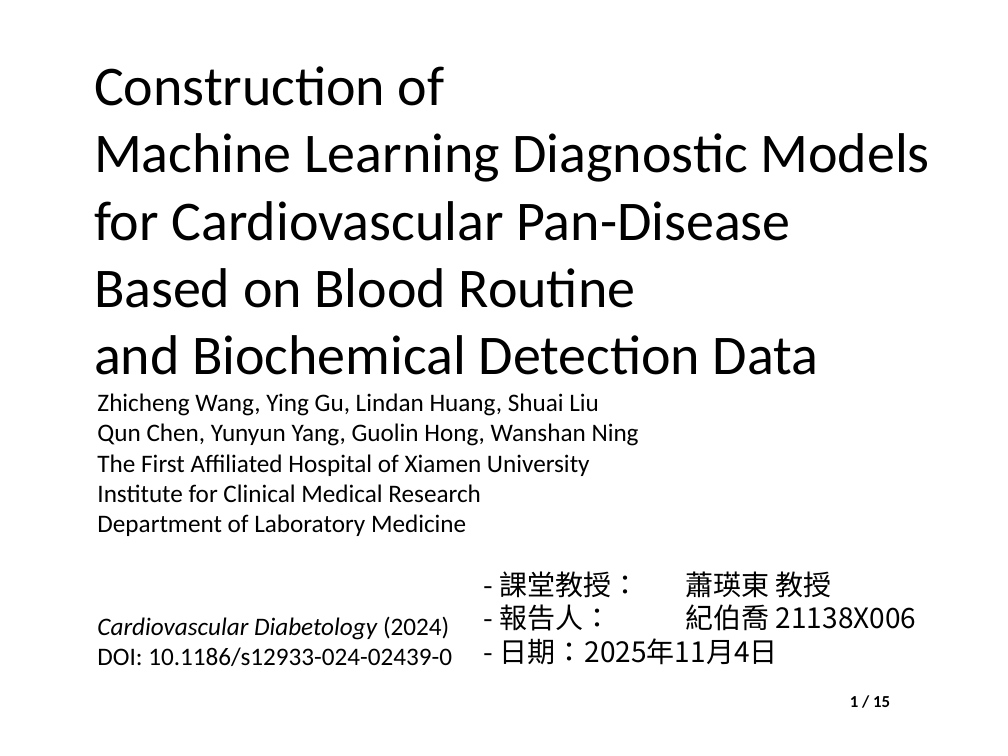
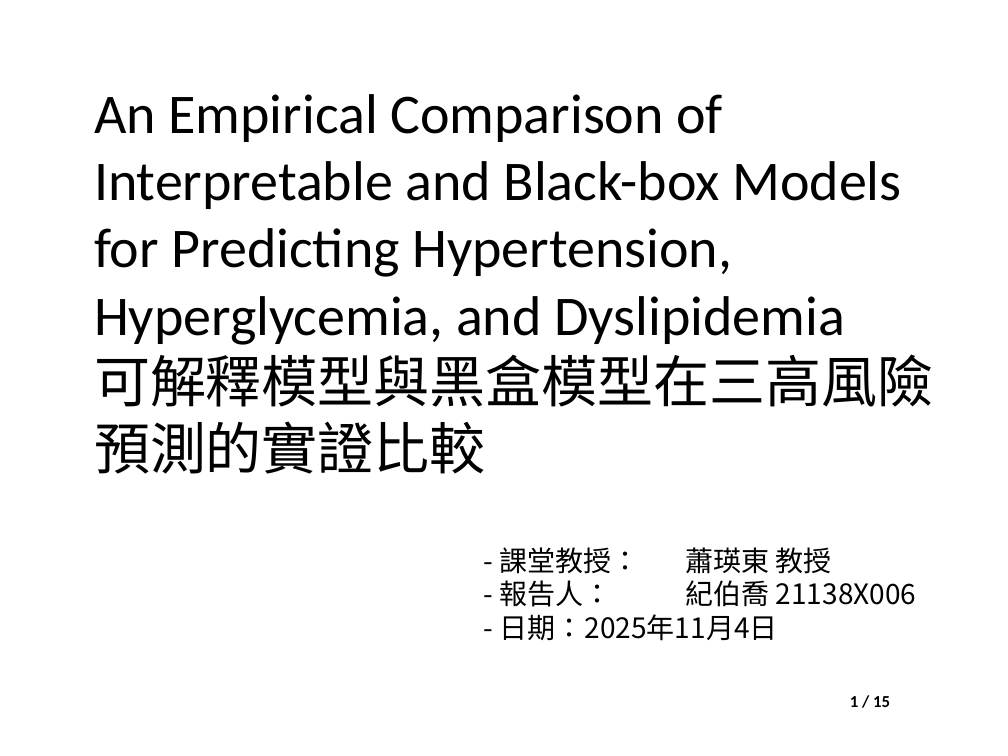
Before and after one commit to joechiboo/ResearchSeminar-3H, a slide deck: slide 1 of 提交檔案/專題討論_21138X006_紀伯喬_wVBA.pptm. Drawn at 1008x756 pixels with LibreOffice and Linux fonts; fonts in the diff are those of the drawing; background and template pictures are left out. Boxes give left, top, right and bottom in pixels: in the first picture for what was removed or moved away, otherwise in the second. Text is boxed around its words. In the diff, an @@ line names an element or a change of style, - is before the commit and + after.

```diff
--- a/提交檔案/專題討論_21138X006_紀伯喬_wVBA.pptm
+++ b/提交檔案/專題討論_21138X006_紀伯喬_wVBA.pptm
@@ title at [94, 94, 933, 474]: text changed @@
-Construction of
-Machine Learning Diagnostic Models for Cardiovascular Pan-Disease
-Based on Blood Routine
-and Biochemical Detection Data
+An Empirical Comparison of Interpretable and Black-box Models for Predicting Hypertension, Hyperglycemia, and Dyslipidemia
+可解釋模型與黑盒模型在三高風險預測的實證比較
@@ text removed at [97, 393, 639, 536] @@
-Zhicheng Wang, Ying Gu, Lindan Huang, Shuai Liu
-Qun Chen, Yunyun Yang, Guolin Hong, Wanshan Ning
-The First Affiliated Hospital of Xiamen University
-Institute for Clinical Medical Research
-Department of Laboratory Medicine
@@ text "- 課堂教授： 蕭瑛東 教授": place and size @@
-text "- 課堂教授： 蕭瑛東 教授" at [500, 571, 917, 665]
+text "- 課堂教授： 蕭瑛東 教授" at [500, 547, 917, 641]
@@ text removed at [97, 616, 452, 666] @@
-Cardiovascular Diabetology (2024)
-DOI: 10.1186/s12933-024-02439-0
```
Also in this commit, not shown: 7 other slides changed, 1 slide added, 1 slide removed, 4 other files.
